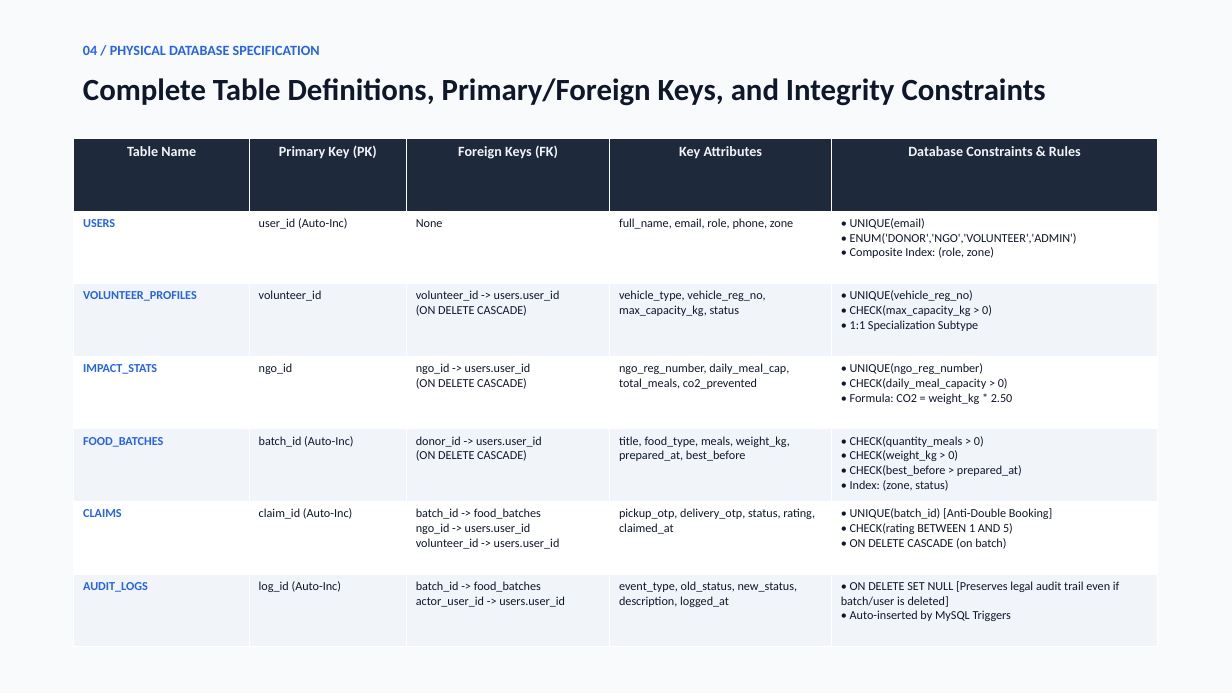
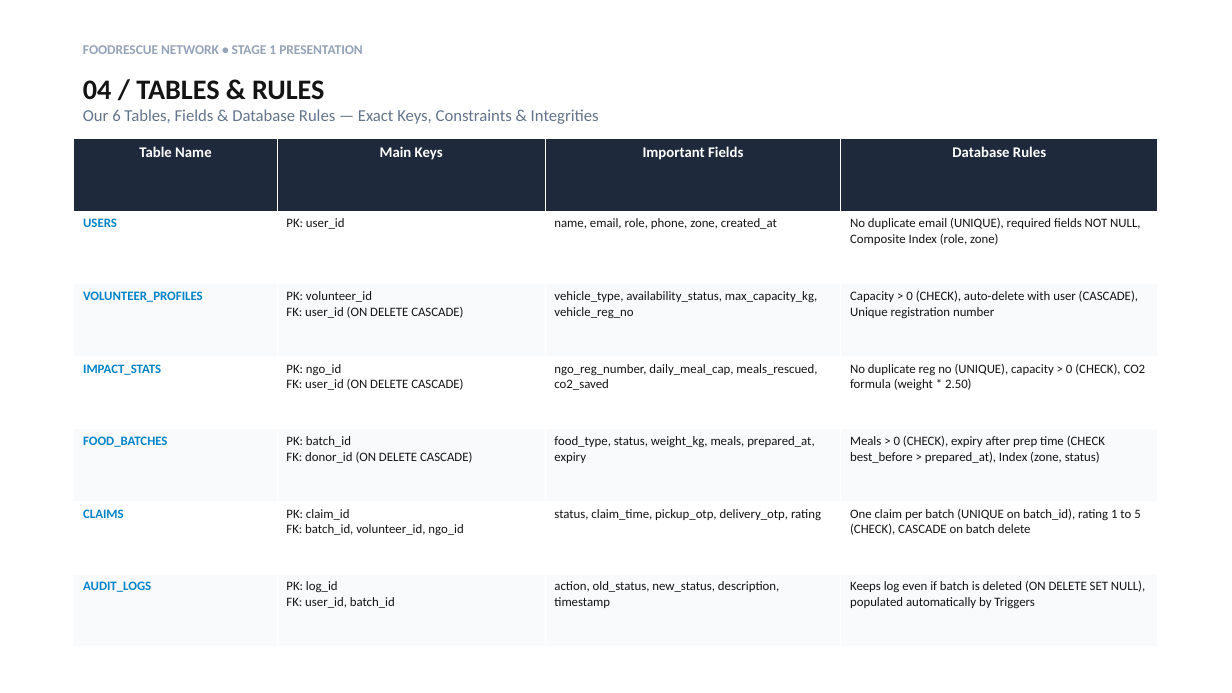
Before and after one commit to pathfind3er/food-rescue-network, a slide deck: slide 4 of FoodRescue_Network_Stage1_Presentation.pptx (slide 5 before the commit). Drawn at 1232x693 pixels with LibreOffice and Linux fonts; fonts in the diff are those of the drawing. Boxes give left, top, right and bottom in pixels: in the first picture for what was removed or moved away, otherwise in the second. Text is boxed around its words. In the diff, an @@ line names an element or a change of style, - is before the commit and + after.

Commit message:
fix: recreate exact 5-page presentation with all ER and constraints corrections

```diff
--- a/FoodRescue_Network_Stage1_Presentation.pptx
+++ b/FoodRescue_Network_Stage1_Presentation.pptx
@@ rectangle at [0, 0, 1232, 693]: fill #F8FAFC to #FFFFFF @@
@@ text removed at [83, 45, 320, 55] @@
-04 / PHYSICAL DATABASE SPECIFICATION
@@ text added at [83, 45, 362, 54], 10.5 pt, text #94A3B8, bold @@
+FOODRESCUE NETWORK • STAGE 1 PRESENTATION
@@ text at [83, 80, 599, 124]: text changed; size 24 to 13 pt; text colour #0F172A to #64748B; bold off @@
-Complete Table Definitions, Primary/Foreign Keys, and Integrity Constraints
+04 / TABLES & RULES
+Our 6 Tables, Fields & Database Rules — Exact Keys, Constraints & Integrities
@@ table at [74, 139, 1158, 647] @@
-column 2: Primary Key (PK) | user_id (Auto-Inc) | volunteer_id | ngo_id | batch_id (Auto-Inc) | claim_id (Auto-Inc) | log_id (Auto-Inc)
-column 3: Foreign Keys (FK) | None | volunteer_id -> users.user_id (ON DELETE CASCADE) | ngo_id -> users.user_id (ON DELETE CASCADE) | donor_id -> users.user_id (ON DELETE CASCADE) | batch_id -> food_batches ngo_id -> users.user_id volunteer_id -> users.user_id | batch_id -> food_batches actor_user_id -> users.user_id
-column 4: Key Attributes | full_name, email, role, phone, zone | vehicle_type, vehicle_reg_no, max_capacity_kg, status | ngo_reg_number, daily_meal_cap, total_meals, co2_prevented | title, food_type, meals, weight_kg, prepared_at, best_before | pickup_otp, delivery_otp, status, rating, claimed_at | event_type, old_status, new_status, description, logged_at
-column 5: Database Constraints & Rules | • UNIQUE(email) • ENUM('DONOR','NGO','VOLUNTEER','ADMIN') • Composite Index: (role, zone) | • UNIQUE(vehicle_reg_no) • CHECK(max_capacity_kg > 0) • 1:1 Specialization Subtype | • UNIQUE(ngo_reg_number) • CHECK(daily_meal_capacity > 0) • Formula: CO2 = weight_kg * 2.50 | • CHECK(quantity_meals > 0) • CHECK(weight_kg > 0) • CHECK(best_before > prepared_at) • Index: (zone, status) | • UNIQUE(batch_id) [Anti-Double Booking] • CHECK(rating BETWEEN 1 AND 5) • ON DELETE CASCADE (on batch) | • ON DELETE SET NULL [Preserves legal audit trail even if batch/user is deleted] • Auto-inserted by MySQL Triggers
+column 2: Main Keys | PK: user_id | PK: volunteer_id FK: user_id (ON DELETE CASCADE) | PK: ngo_id FK: user_id (ON DELETE CASCADE) | PK: batch_id FK: donor_id (ON DELETE CASCADE) | PK: claim_id FK: batch_id, volunteer_id, ngo_id | PK: log_id FK: user_id, batch_id
+column 3: Important Fields | name, email, role, phone, zone, created_at | vehicle_type, availability_status, max_capacity_kg, vehicle_reg_no | ngo_reg_number, daily_meal_cap, meals_rescued, co2_saved | food_type, status, weight_kg, meals, prepared_at, expiry | status, claim_time, pickup_otp, delivery_otp, rating | action, old_status, new_status, description, timestamp
+column 4: Database Rules | No duplicate email (UNIQUE), required fields NOT NULL, Composite Index (role, zone) | Capacity > 0 (CHECK), auto-delete with user (CASCADE), Unique registration number | No duplicate reg no (UNIQUE), capacity > 0 (CHECK), CO2 formula (weight * 2.50) | Meals > 0 (CHECK), expiry after prep time (CHECK best_before > prepared_at), Index (zone, status) | One claim per batch (UNIQUE on batch_id), rating 1 to 5 (CHECK), CASCADE on batch delete | Keeps log even if batch is deleted (ON DELETE SET NULL), populated automatically by Triggers
```
Also in this commit, not shown: 1 other slide changed, 3 slides added, 5 slides removed, 1 other file.
